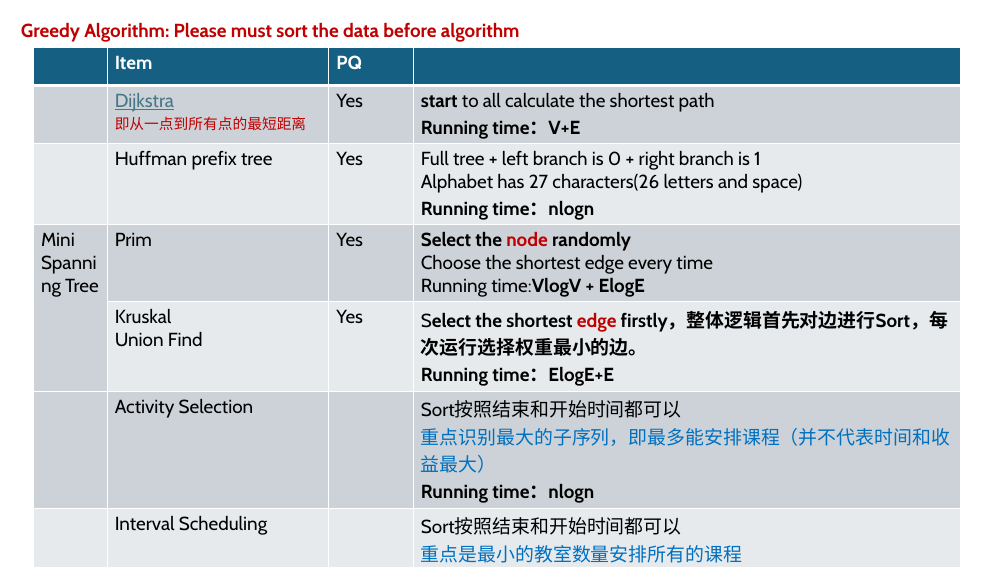
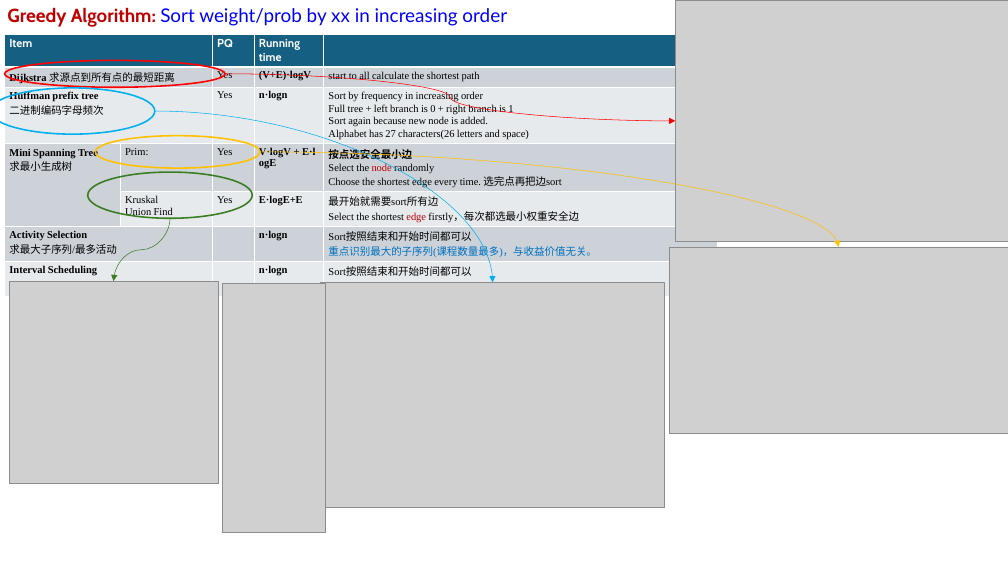
Before and after one commit to OnetoTommy/Program-Structure-Algorithms-, a slide deck: slide 1 of Course/Greedy Summary.pptx. Drawn at 1008x567 pixels with LibreOffice and Linux fonts; fonts in the diff are those of the drawing; grey boxes stand for pictures. Boxes give left, top, right and bottom in pixels: in the first picture for what was removed or moved away, otherwise in the second. Text is boxed around its words. In the diff, an @@ line names an element or a change of style, - is before the commit and + after.

```diff
--- a/Course/Greedy Summary.pptx
+++ b/Course/Greedy Summary.pptx
@@ text at <box>7,7,507,27</box>: text changed; font Cabin to Lato; text colour #C00000 to #0000FF; bold off @@
-Greedy Algorithm: Please must sort the data before algorithm
+Greedy Algorithm: Sort weight/prob by xx in increasing order
@@ picture added at <box>675,0,1008,242</box> @@
@@ table at <box>5,34,718,287</box> @@
-column 1:  |  |  | Mini Spanning Tree |  |  | 
+column 1: Item | Dijkstra 求源点到所有点的最短距离 | Huffman prefix tree / 二进制编码字母频次 | Mini Spanning Tree / 求最小生成树 |  | Activity Selection / 求最大子序列/最多活动 | Interval Scheduling
-column 2: Item | Dijkstra / 即从一点到所有点的最短距离 | Huffman prefix tree | Prim | Kruskal / Union Find | Activity Selection | Interval Scheduling
+column 2:  |  |  | Prim: | Kruskal / Union Find |  | 
-column 4:  | start to all calculate the shortest path / Running time：V+E | Full tree + left branch is 0 + right branch is 1 / Alphabet has 27 characters(26 letters and space) / Running time：nlogn | Select the node randomly / Choose the shortest edge every time / Running time:VlogV + ElogE | Select the shortest edge firstly，整体逻辑首先对边进行Sort，每次运行选择权重最小的边。 / Running time：ElogE+E | Sort按照结束和开始时间都可以 / 重点识别最大的子序列，即最多能安排课程（并不代表时间和收益最大） / Running time：nlogn | Sort按照结束和开始时间都可以 / 重点是最小的教室数量安排所有的课程 / Running time：nlogn
+column 4: Running time | (V+E)·logV | n·logn | V·logV + E·logE | E·logE+E | n·logn | n·logn
+column 5:  | start to all calculate the shortest path | Sort by frequency in increasing order / Full tree + left branch is 0 + right branch is 1 / Sort again because new node is added. / Alphabet has 27 characters(26 letters and space) | 按点选安全最小边 / Select the node randomly / Choose the shortest edge every time. 选完点再把边sort | 最开始就需要sort所有边 / Select the shortest edge firstly，每次都选最小权重安全边 | Sort按照结束和开始时间都可以 / 重点识别最大的子序列(课程数量最多)，与收益价值无关。 | Sort按照结束和开始时间都可以 / 重点是最少的教室数量安排所有的课程
@@ table: place and size @@
-table at <box>33,48,960,567</box>
+table at <box>5,34,718,287</box>
@@ ellipse added at <box>0,88,155,134</box>, outline #00B0F0 1.5 pt @@
@@ ellipse added at <box>5,60,225,88</box>, outline #FF0000 1.5 pt @@
@@ curved arrow added from (225, 74) to (675, 121), #FF0000 0.5 pt @@
@@ curved arrow added from (155, 111) to (493, 283), #00B0F0 0.5 pt @@
@@ ellipse added at <box>95,135,260,168</box>, outline #FFC000 1.5 pt @@
@@ ellipse added at <box>88,172,253,219</box>, outline #3B7D23 1.5 pt @@
@@ curved arrow added from (260, 152) to (839, 247), #FFC000 0.5 pt @@
@@ curved arrow added from (170, 219) to (113, 281), #3B7D23 0.5 pt @@
@@ picture added at <box>669,247,1008,434</box> @@
@@ picture added at <box>9,281,218,483</box> @@
@@ picture added at <box>222,284,325,532</box> @@
@@ picture added at <box>321,283,665,508</box> @@
```
Also in this commit, not shown: 2 other slides changed, 1 slide added, 6 other files.
